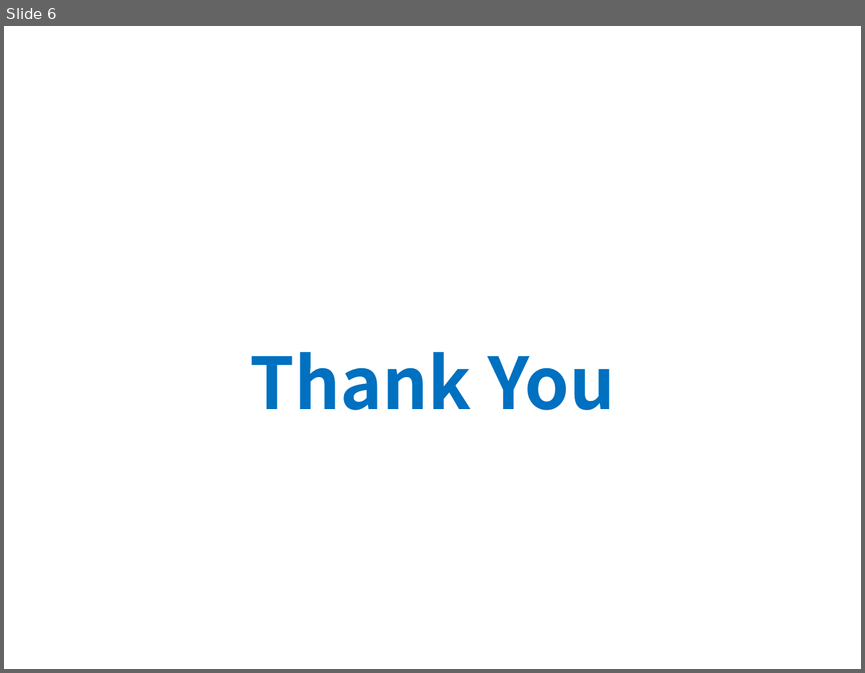
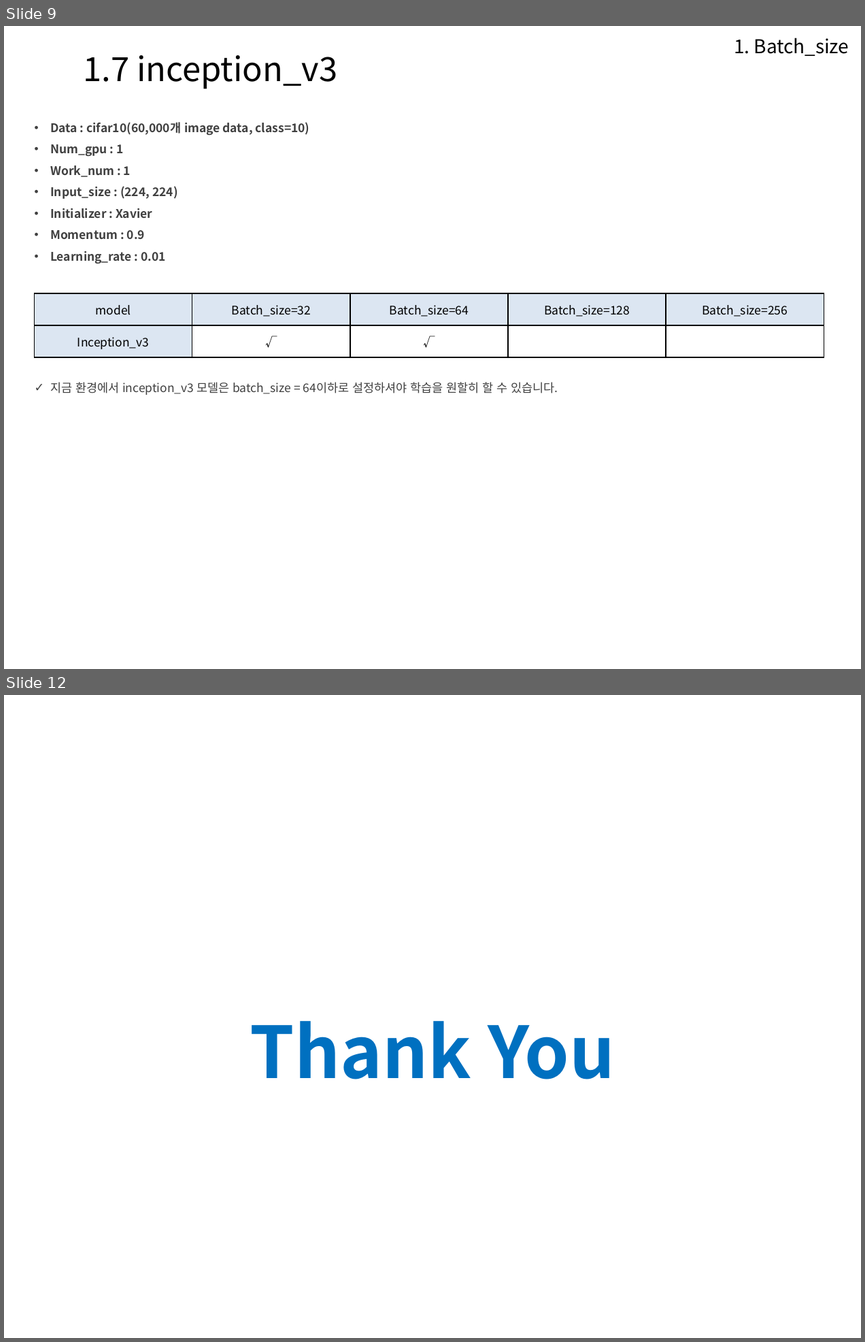
Before and after one commit to Heechul90/Model_Zoo, a slide deck: Model_ZOO평가/model_Zoo_list_결과 .pptx. Shown one above the other, each under a label of ours: slide 6 before the commit, slides 9 and 12 after it; the slides between them are not shown. The pictures are 865x673 and 865x1342 pixels, drawn with LibreOffice and Linux fonts; fonts in the diff are those of the drawing; background and template pictures are left out. Boxes give left, top, right and bottom in pixels: in the first picture for what was removed or moved away, otherwise in the second. Text is boxed around its words. In the diff, an @@ line names an element or a change of style, - is before the commit and + after.

Commit message:
model_zoo

```diff
--- a/Model_ZOO평가/model_Zoo_list_결과 .pptx
+++ b/Model_ZOO평가/model_Zoo_list_결과 .pptx
@@ slide 9 added at [4,26,861,669], background picture (left out) @@
@@ text added at [734,38,849,56], 16 pt, text #000000 @@
+1. Batch_size
@@ text added at [84,55,337,89], 28 pt, text #000000 @@
+1.7 inception_v3
@@ text added at [50,122,310,264], 10 pt, text #404040, bold @@
+• Data : cifar10(60,000개 image data, class=10)
+• Num_gpu : 1
+• Work_num : 1
+• Input_size : (224, 224)
+• Initializer : Xavier
+• Momentum : 0.9
+• Learning_rate : 0.01
@@ table added at [34,293,822,358], 2 rows, 5 columns @@
+model | Batch_size=32 | Batch_size=64 | Batch_size=128 | Batch_size=256
+Inception_v3 | √ | √ |  | 
@@ text added at [50,382,558,395], 10 pt, text #404040 @@
+✓ 지금 환경에서 inception_v3 모델은 batch_size = 64이하로 설정하셔야 학습을 원할히 할 수 있습니다.
@@ what was slide 6 is now slide 12 @@
```
Also in this commit, not shown: 3 slides changed, 5 other slides added, 4 other files.
